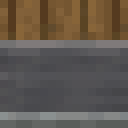
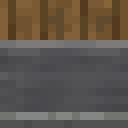
Layer changes from the first 128×128 image to the second:
added layer "Calque copié #1" above "monitor_normal_40.png" over [0,0,128,128]
hid "monitor_normal_40.png" over [0,0,128,128]
